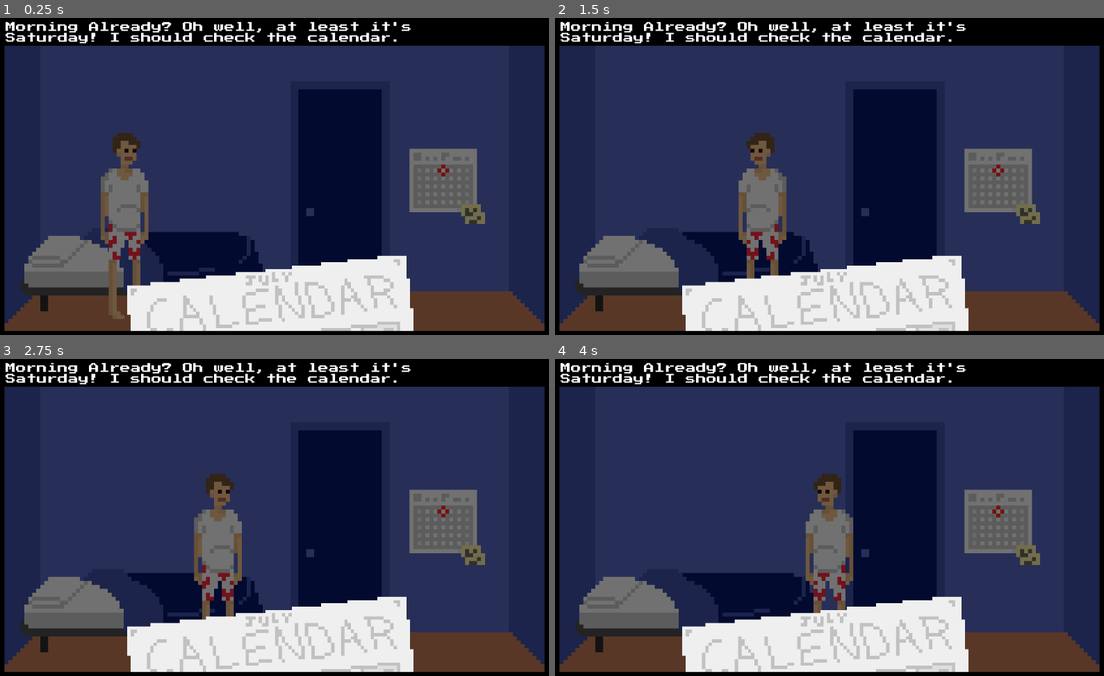
Above: before the commit, frames 1-4 (two rows, left to right).
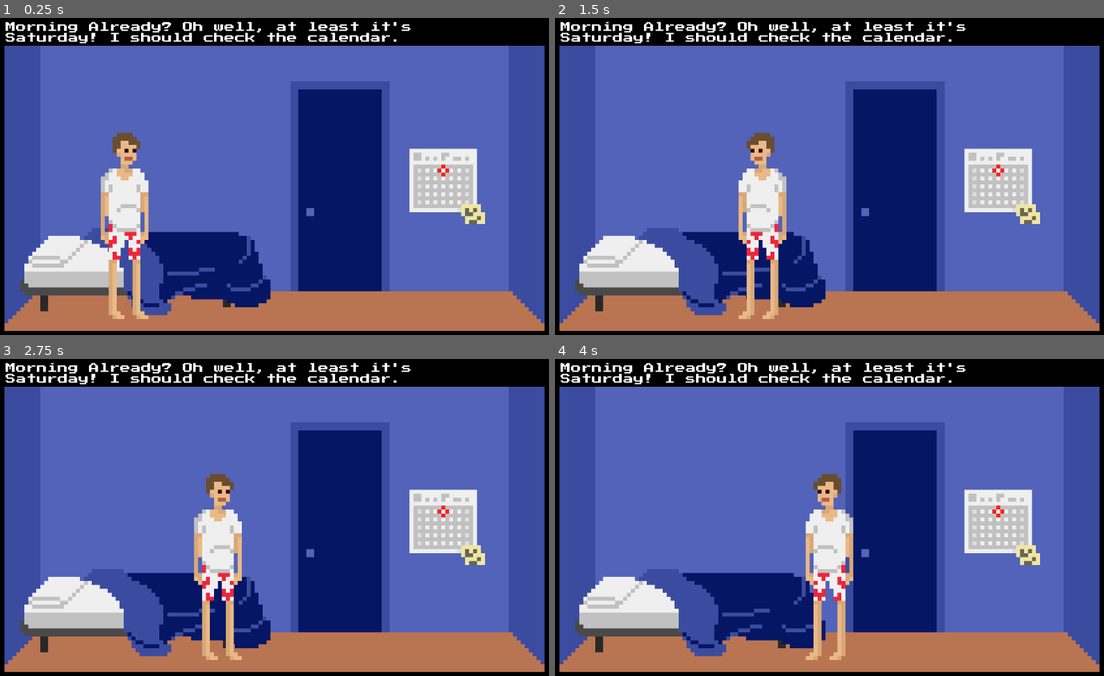
Above: after the commit, the same moments.

Repository: lthammond/CS315-midterm-Halfway_There
Game: Godot game, scene res://src/Bedroom.tscn
Two runs of this game, one before a commit and one after it. Both use one fixed random seed, a clock stepped at 60 frames per second and the inputs below.
Inputs:
- Up to frame 1 (0.25 s): no input
- Up to frame 2 (1.5 s): tap Enter at 0.5 s; hold Right (move_right) 0.53-1.28 s; hold Up (interact) 0.53-1.28 s; hold Left (move_left) from 1.28 s (still down); tap Up (interact) at 1.35 s
- Up to frame 3 (2.75 s): release Left (move_left) at 2.03 s; hold Right (move_right) from 2.03 s (still down); hold Up (interact) from 2.03 s (still down)
- Up to frame 4 (4 s): release Up (interact) at 2.78 s; tap Up (interact) at 2.85 s; release Right (move_right) at 3.53 s; hold Left (move_left) from 3.53 s (still down); hold Up (interact) from 3.53 s (still down)

The runs differ from the first frame. In frame 1, 89% of the frame differs, in the area x 0-100%, y 8-99%; in frame 2, 89%; in frame 3, 89%; in frame 4, 89%.

Commit message:
Update dialog in hallway

Diff:
--- a/project/src/Bedroom.tscn
+++ b/project/src/Bedroom.tscn
@@ -199,7 +199,7 @@
 margin_top = -396.0
 margin_right = 245.0
 margin_bottom = 287.0
-color = Color( 0, 0, 0, 0.52549 )
+color = Color( 0, 0, 0, 0 )
 __meta__ = {
 "_edit_use_anchors_": false
 }
@@ -210,7 +210,7 @@
 anims/Zoom_on_tasks = SubResource( 3 )
 
 [node name="CalendarSprite" type="Sprite" parent="Calendar/Interaction"]
-position = Vector2( -302.519, 422.984 )
+position = Vector2( -302.519, 640.226 )
 scale = Vector2( 6.62392, 6.62392 )
 texture = ExtResource( 7 )
 
--- a/project/src/FrontYard.tscn
+++ b/project/src/FrontYard.tscn
@@ -141,7 +141,7 @@
 margin_top = -515.407
 margin_right = 234.909
 margin_bottom = 167.593
-color = Color( 0, 0, 0, 0.52549 )
+color = Color( 0, 0, 0, 0 )
 __meta__ = {
 "_edit_use_anchors_": false
 }
@@ -151,7 +151,7 @@
 anims/Fade_light = SubResource( 2 )
 
 [node name="PackageSprite" type="Sprite" parent="Mailbox/Interaction"]
-position = Vector2( -356.869, 431.443 )
+position = Vector2( -356.869, 318.498 )
 scale = Vector2( 8, 8 )
 texture = ExtResource( 7 )
 
--- a/project/src/Hallway.gd
+++ b/project/src/Hallway.gd
@@ -8,5 +8,4 @@
 
 	if !GlobalDialogVariables.hallwayTextRead:
 		$HUD/Dialog/HallwayTextLabel.show()
-		yield(get_tree().create_timer(5), "timeout")
-		$HUD/Dialog/HallwayTextLabel.hide()
+		GlobalDialogVariables.hallwayTextRead = true
